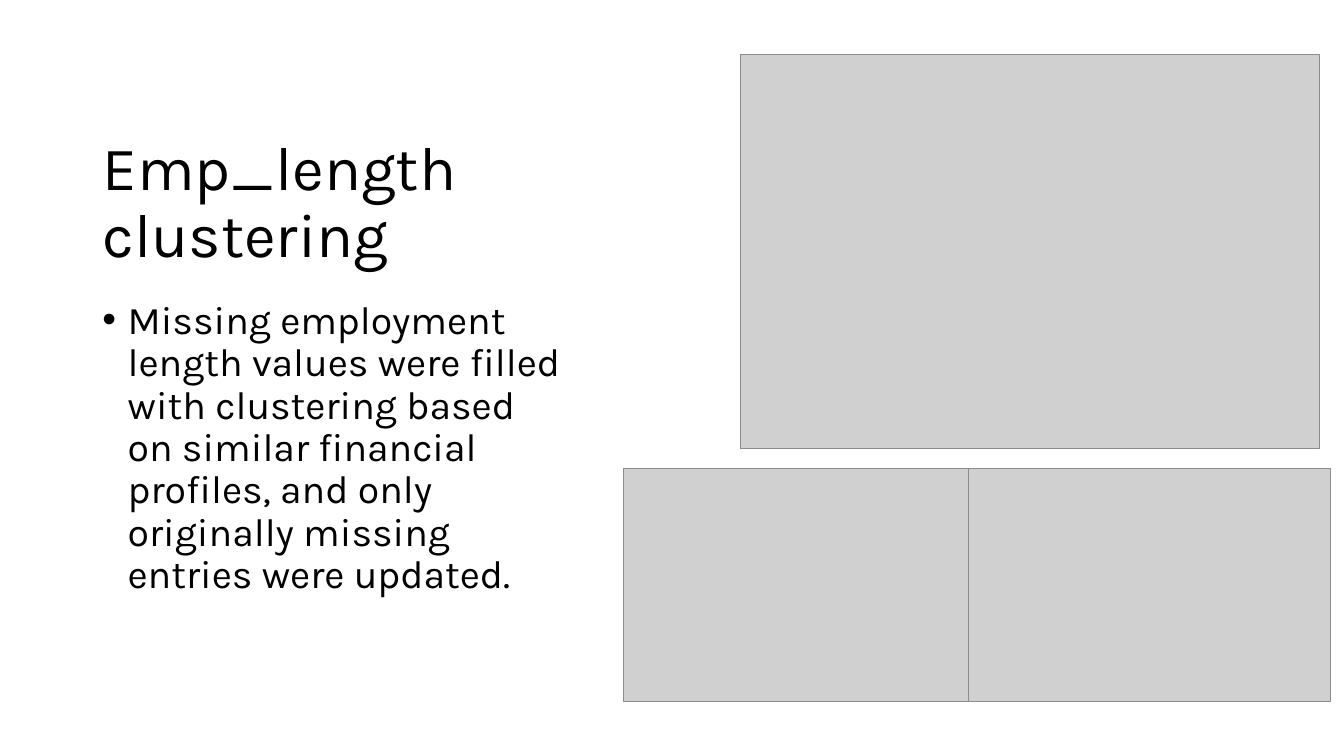
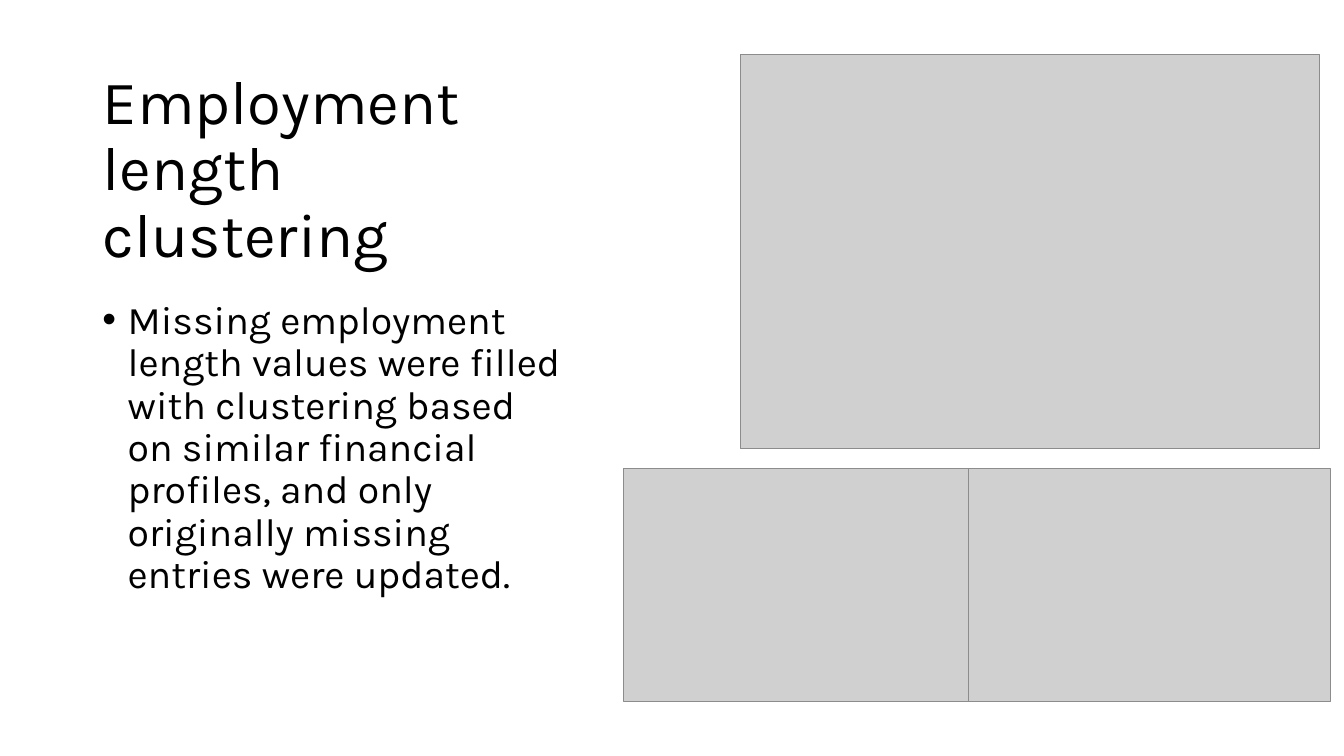
Before and after one commit to KonstantinosPapaandrea/EPL448TeamProject, a slide deck: slide 6 of EPL448_Presentation.pptx. Drawn at 1344x756 pixels with LibreOffice and Linux fonts; fonts in the diff are those of the drawing; grey boxes stand for pictures. Boxes give left, top, right and bottom in pixels: in the first picture for what was removed or moved away, otherwise in the second. Text is boxed around its words. In the diff, an @@ line names an element or a change of style, - is before the commit and + after.

```diff
--- a/EPL448_Presentation.pptx
+++ b/EPL448_Presentation.pptx
@@ title at (102,82,459,272): text changed @@
-Emp_length clustering
+Employment length clustering
```
Also in this commit, not shown: 2 other slides changed.
